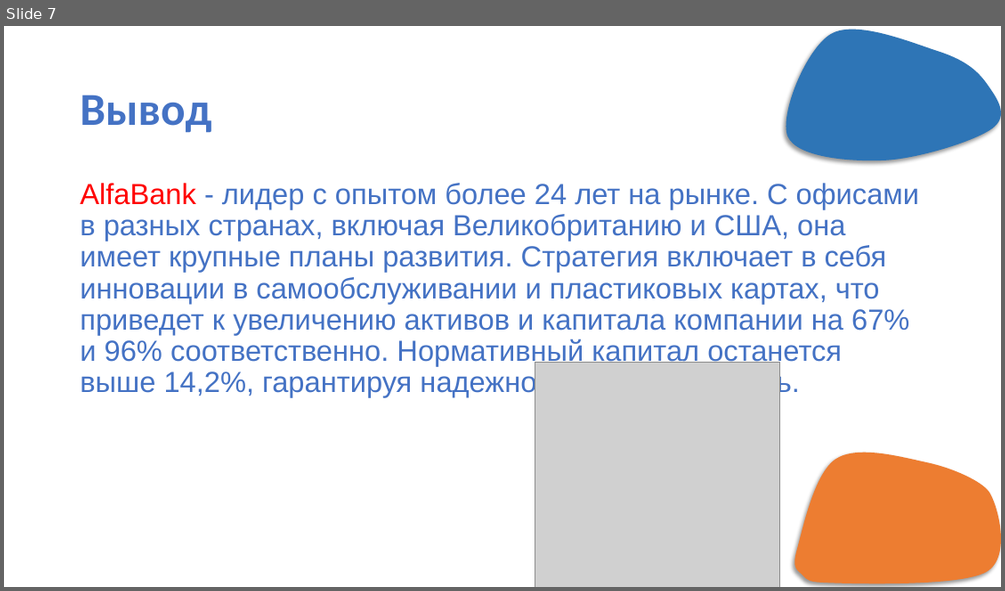
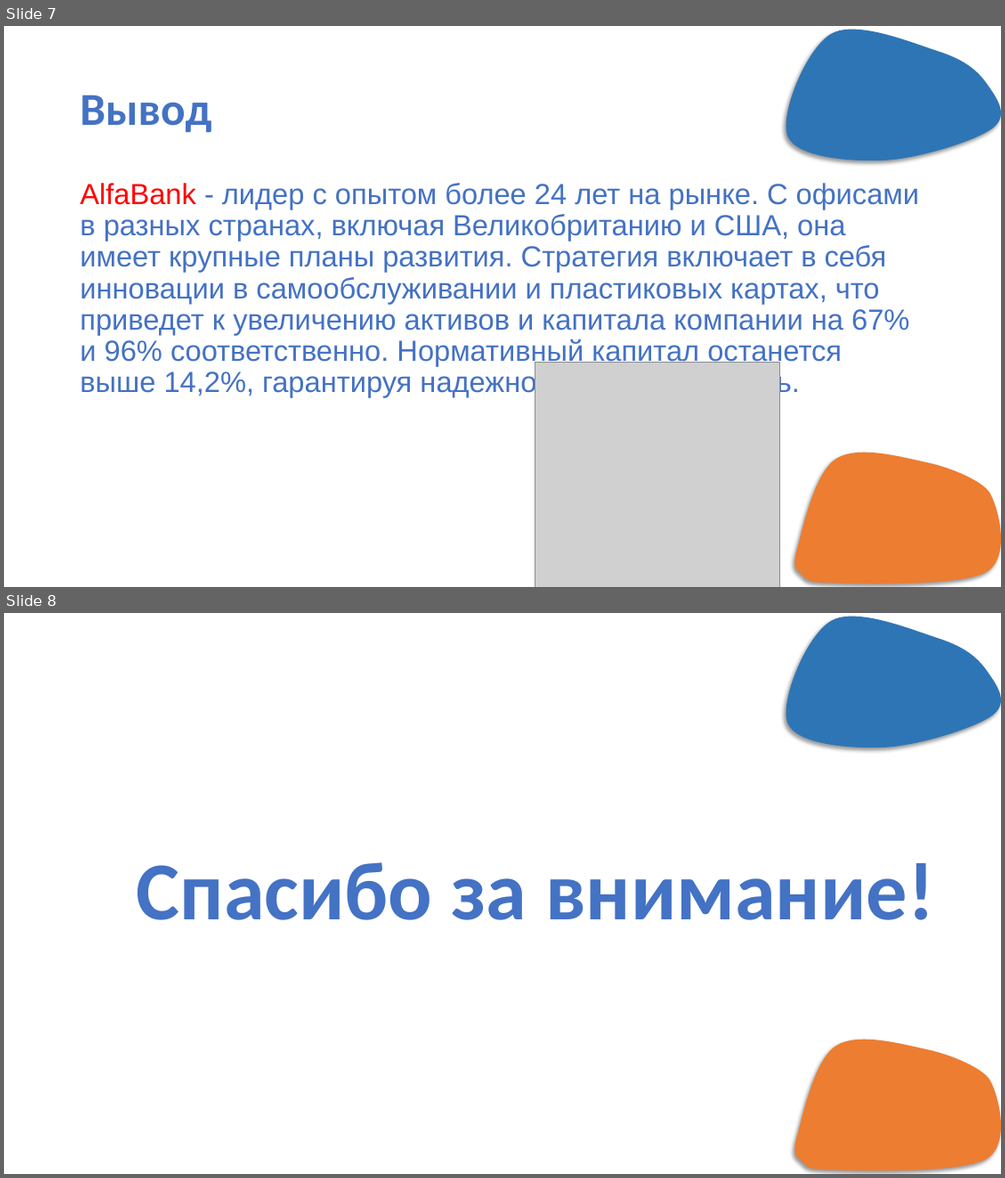
Before and after one commit to khodosevich/BSUIR, a slide deck: 5 term/МППиУ/ПЗ2.pptx. Shown one above the other, each under a label of ours: slide 7 before the commit, slides 7 and 8 after it. The pictures are 1005x591 and 1005x1178 pixels, drawn with LibreOffice and Linux fonts; fonts in the diff are those of the drawing; grey boxes stand for pictures; background and template pictures are left out. Boxes give left, top, right and bottom in pixels: in the first picture for what was removed or moved away, otherwise in the second. Text is boxed around its words. In the diff, an @@ line names an element or a change of style, - is before the commit and + after.

```diff
--- a/5 term/МППиУ/ПЗ2.pptx
+++ b/5 term/МППиУ/ПЗ2.pptx
@@ slide 8 added at <box>4,613,1001,1174</box>, background #FFFFFF; not listed: 2 template elements that a slide beside it also shows @@
@@ title added at <box>137,862,934,920</box>, 79.2 pt, text #4472C4, bold @@
+Спасибо за внимание!
```
Also in this commit, not shown: 2 slides changed, 2 other files.
